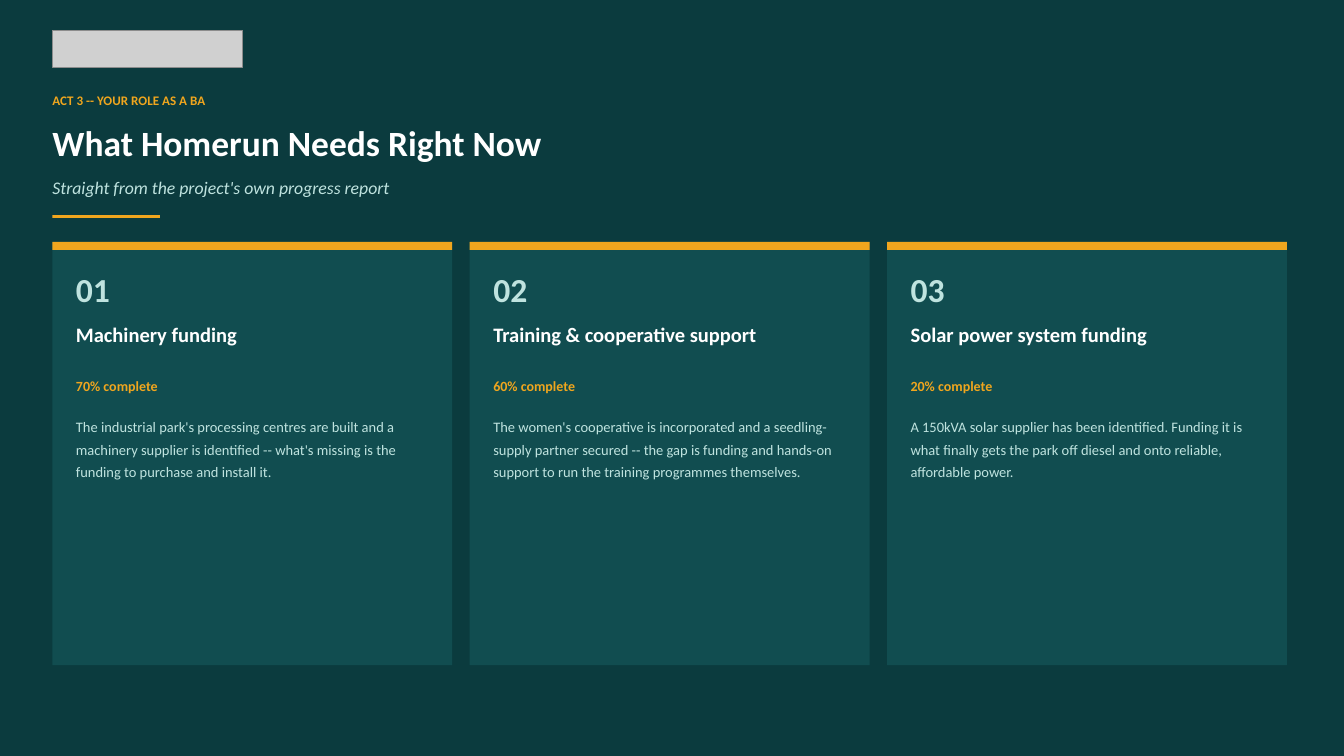
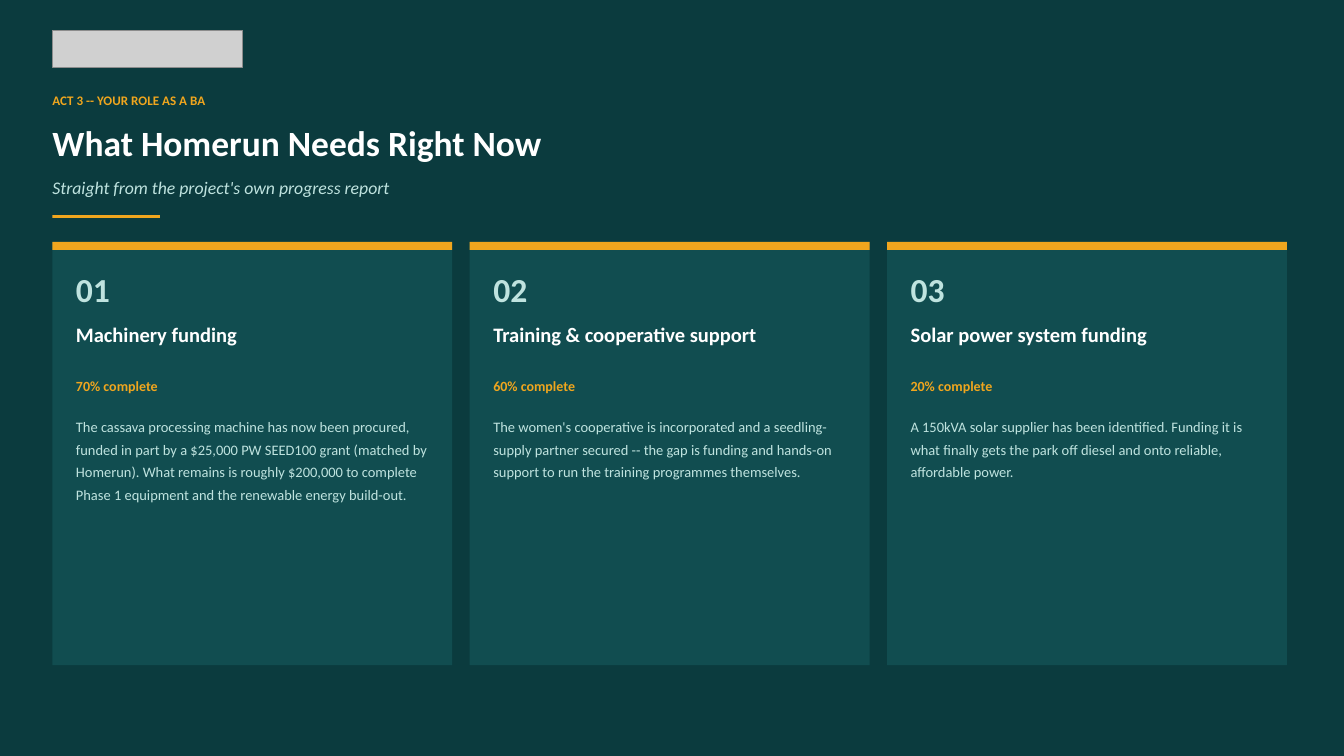
Before and after one commit to jakoyere-collab/NGO-Opportunities, a slide deck: slide 27 of deliverables/PW_Nigeria_Homerun_Industries_BA_Briefing.pptx (slide 22 before the commit). Drawn at 1344x756 pixels with LibreOffice and Linux fonts; fonts in the diff are those of the drawing; grey boxes stand for pictures. Boxes give left, top, right and bottom in pixels: in the first picture for what was removed or moved away, otherwise in the second. Text is boxed around its words. In the diff, an @@ line names an element or a change of style, - is before the commit and + after.

```diff
--- a/deliverables/PW_Nigeria_Homerun_Industries_BA_Briefing.pptx
+++ b/deliverables/PW_Nigeria_Homerun_Industries_BA_Briefing.pptx
@@ text at [76, 422, 427, 503]: text changed @@
-The industrial park's processing centres are built and a machinery supplier is identified -- what's missing is the funding to purchase and install it.
+The cassava processing machine has now been procured, funded in part by a $25,000 PW SEED100 grant (matched by Homerun). What remains is roughly $200,000 to complete Phase 1 equipment and the renewable energy build-out.
```
Also in this commit, not shown: 4 other slides changed, 5 slides added.
